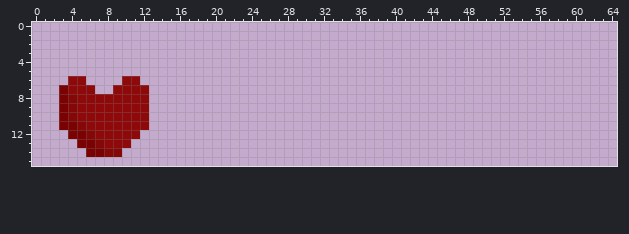
Pixel-art file -- Sprites/heart.aseprite. This is how it looked before the edit.
128x16 pixels, 1 frame. Shown: x 0..64, y 0..15.
Once edited:
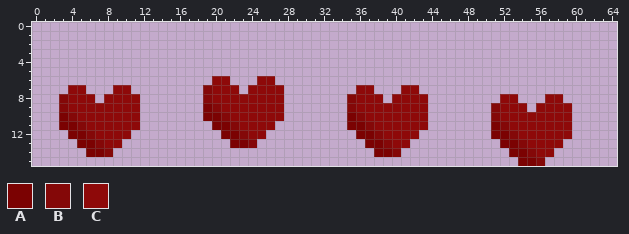
Palette (. is transparent): A #7b0202  B #840808  C #8e0909
The commit says: Animated Sprites(Heart,Slime,Key) Chest Sprite, Key tscn
Changes in this commit:
y 6: x 4..5 CC -> ..; x 10..11 CC -> ..; x 20..21 .. -> CC; x 25..26 .. -> CC
y 7: x 3 A -> .; x 6 C -> .; x 11..12 CC -> ..; x 19..22 .... -> BCCC; x 24..27 .... -> CCCC; x 36..37 .. -> CC; x 41..42 .. -> CC
y 8: x 3..4 AB -> BC; x 7 C -> .; x 12 C -> .; x 19..27 ......... -> BCCCCCCCC; x 35..38 .... -> BCCC; x 40..43 .... -> CCCC; x 52..53 .. -> CC; x 57..58 .. -> CC
y 9: x 3..4 AB -> BC; x 12 C -> .; x 19..27 ......... -> ABCCCCCCC; x 35..43 ......... -> BCCCCCCCC; x 51..54 .... -> BCCC; x 56..59 .... -> CCCC
y 10: x 12 C -> .; x 19..27 ......... -> AABCCCCCC; x 35..43 ......... -> ABCCCCCCC; x 51..59 ......... -> BCCCCCCCC
y 11: x 12 C -> .; x 20..26 ....... -> AABCCCC; x 35..43 ......... -> AABCCCCCC; x 51..59 ......... -> ABCCCCCCC
y 12: x 11 C -> .; x 21..25 ..... -> AABCC; x 36..42 ....... -> AABCCCC; x 51..59 ......... -> AABCCCCCC
y 13: x 10 C -> .; x 22..24 ... -> AAB; x 37..41 ..... -> AABCC; x 52..58 ....... -> AABCCCC
y 14: x 9 B -> .; x 38..40 ... -> AAB; x 53..57 ..... -> AABCC
y 15: x 54..56 ... -> AAB
